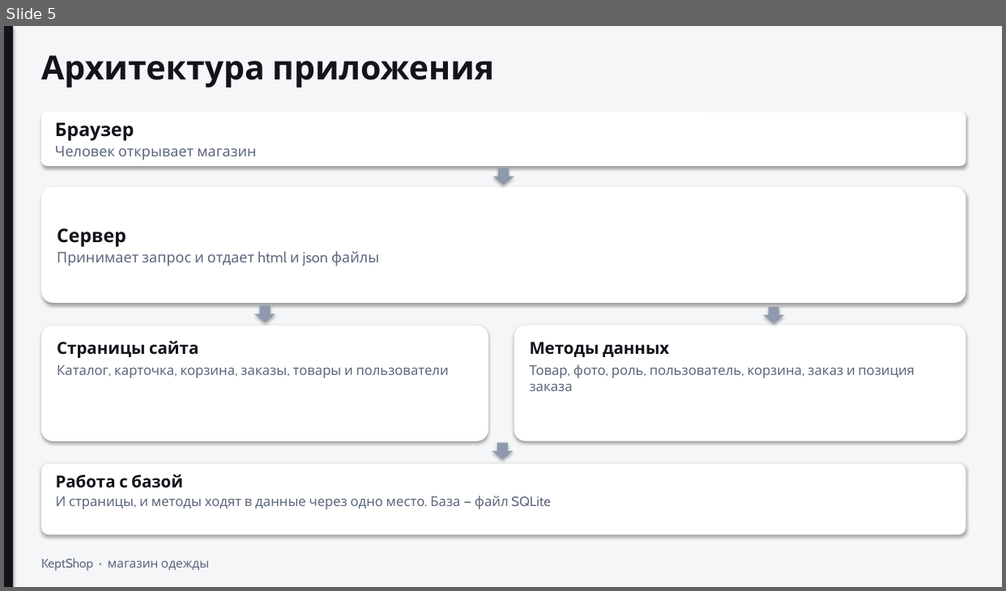
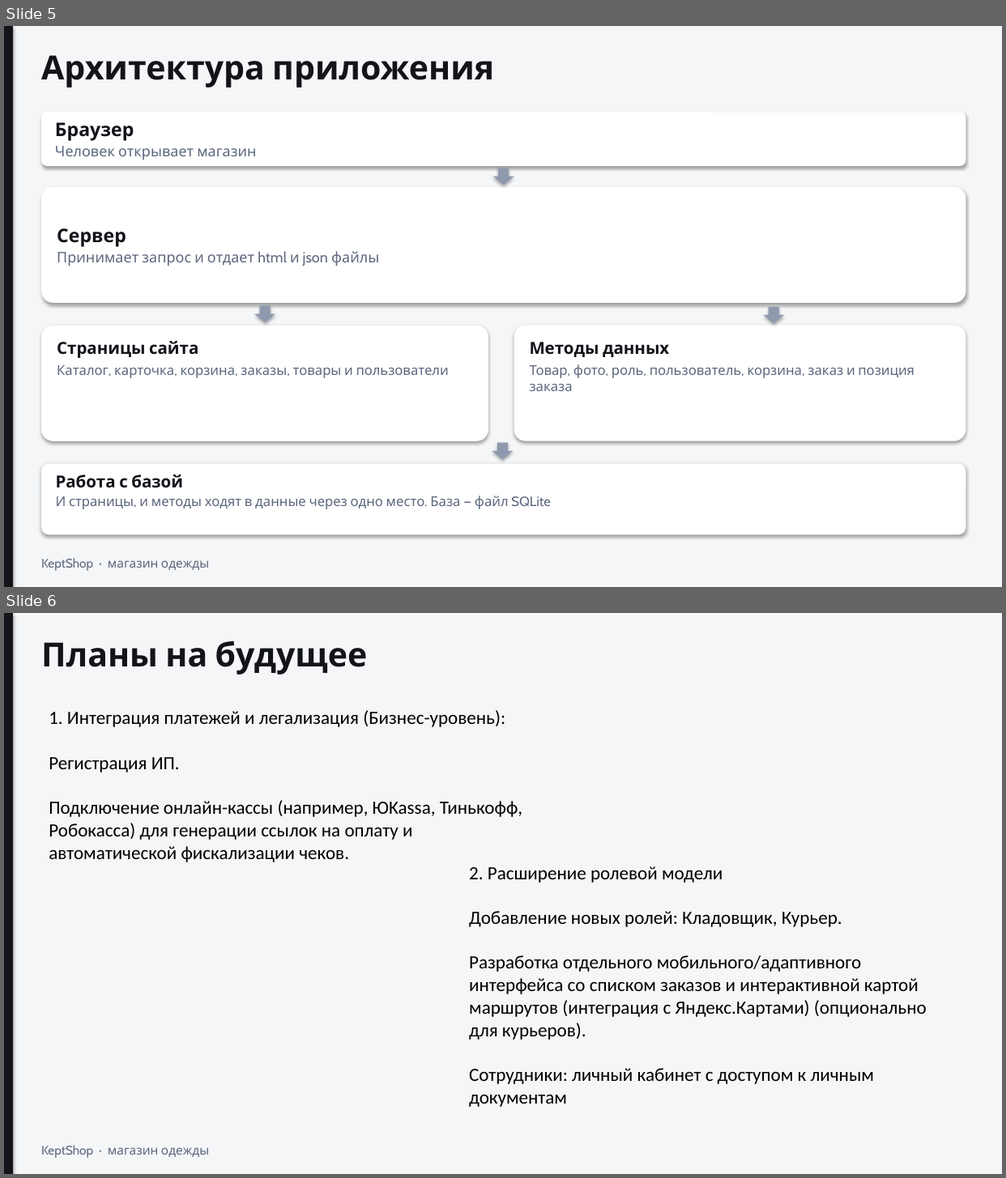
Before and after one commit to Darved183/YP01, a slide deck: KeptShop.pptx. Shown one above the other, each under a label of ours: slide 5 before the commit, slides 5 and 6 after it. The pictures are 1006x591 and 1006x1178 pixels, drawn with LibreOffice and Linux fonts; fonts in the diff are those of the drawing. Boxes give left, top, right and bottom in pixels: in the first picture for what was removed or moved away, otherwise in the second. Text is boxed around its words. In the diff, an @@ line names an element or a change of style, - is before the commit and + after.

```diff
--- a/KeptShop.pptx
+++ b/KeptShop.pptx
@@ slide 6 added at [4,613,1002,1174], background #FFFFFF @@
@@ rectangle added at [4,613,1002,1174], fill #F4F6F8 @@
@@ rectangle added at [4,613,13,1174], fill #12141A @@
@@ text added at [41,641,368,675], 32 pt, text #12141A, bold @@
+Планы на будущее
@@ text added at [49,710,522,862], 18 pt, text #000000 @@
+1. Интеграция платежей и легализация (Бизнес-уровень):
+Регистрация ИП.
+Подключение онлайн-кассы (например, ЮKassa, Тинькофф, Робокасса) для генерации ссылок на оплату и автоматической фискализации чеков.
@@ text added at [469,867,927,1107], 18 pt, text #000000 @@
+2. Расширение ролевой модели
+Добавление новых ролей: Кладовщик, Курьер.
+Разработка отдельного мобильного/адаптивного интерфейса со списком заказов и интерактивной картой маршрутов (интеграция с Яндекс.Картами) (опционально для курьеров).
+Сотрудники: личный кабинет с доступом к личным документам
@@ text added at [41,1145,209,1158], 12 pt, text #5C677D @@
+KeptShop · магазин одежды
```
Also in this commit, not shown: 1 slide changed, 1 other slide added, 1 other file.
